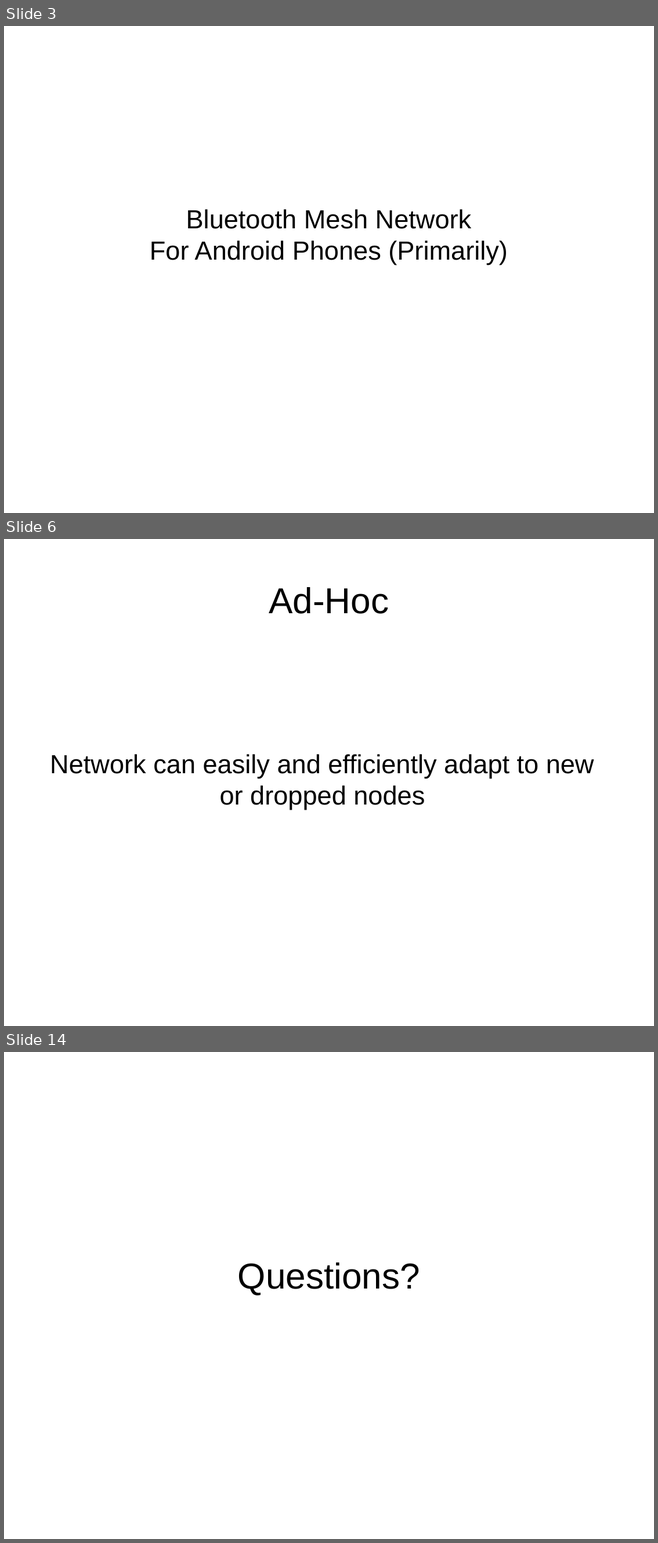
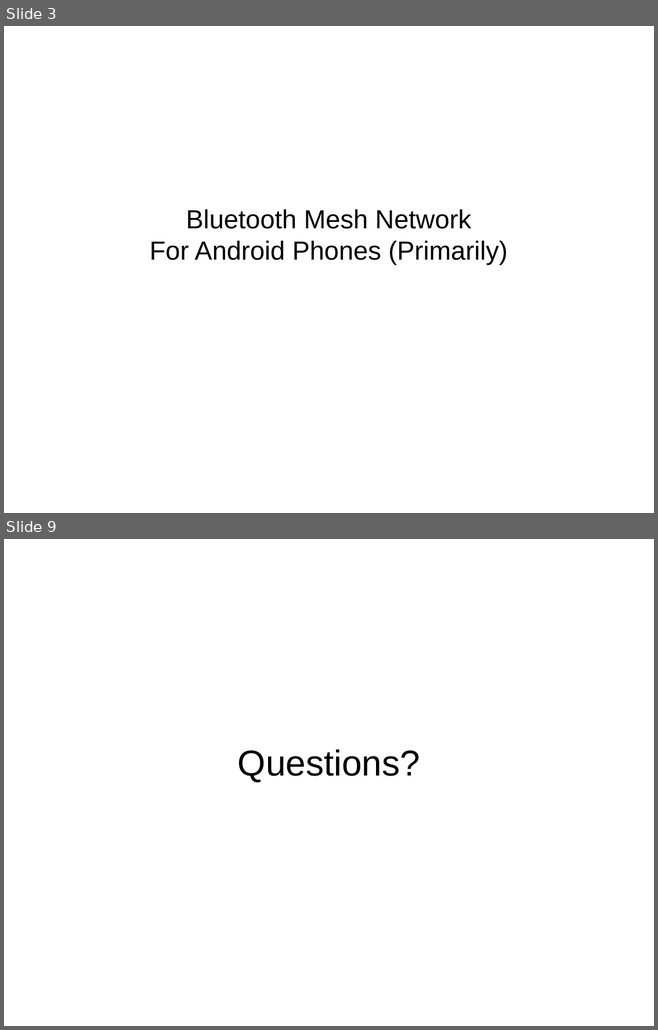
Before and after one commit to schnej7/Blue-Mesh, a slide deck: Presentations/RCOS_Presentation_2-5-2013.odp. Shown one above the other, each under a label of ours: slides 3, 6 and 14 before the commit, slides 3 and 9 after it; the slides between them are not shown. The pictures are 658x1543 and 658x1030 pixels, drawn with LibreOffice and Linux fonts; fonts in the diff are those of the drawing. Boxes give left, top, right and bottom in pixels: in the first picture for what was removed or moved away, otherwise in the second. Text is boxed around its words. In the diff, an @@ line names an element or a change of style, - is before the commit and + after.

```diff
--- a/Presentations/RCOS_Presentation_2-5-2013.odp
+++ b/Presentations/RCOS_Presentation_2-5-2013.odp
@@ slide 6 removed at (4,539,654,1026), background #FFFFFF @@
@@ title removed at (268,587,389,614) @@
-Ad-Hoc
@@ subtitle removed at (50,754,594,809) @@
-Network can easily and efficiently adapt to new or dropped nodes
@@ what was slide 14 is now slide 9 @@
```
Also in this commit, not shown: 5 slides added, 9 other slides removed.
